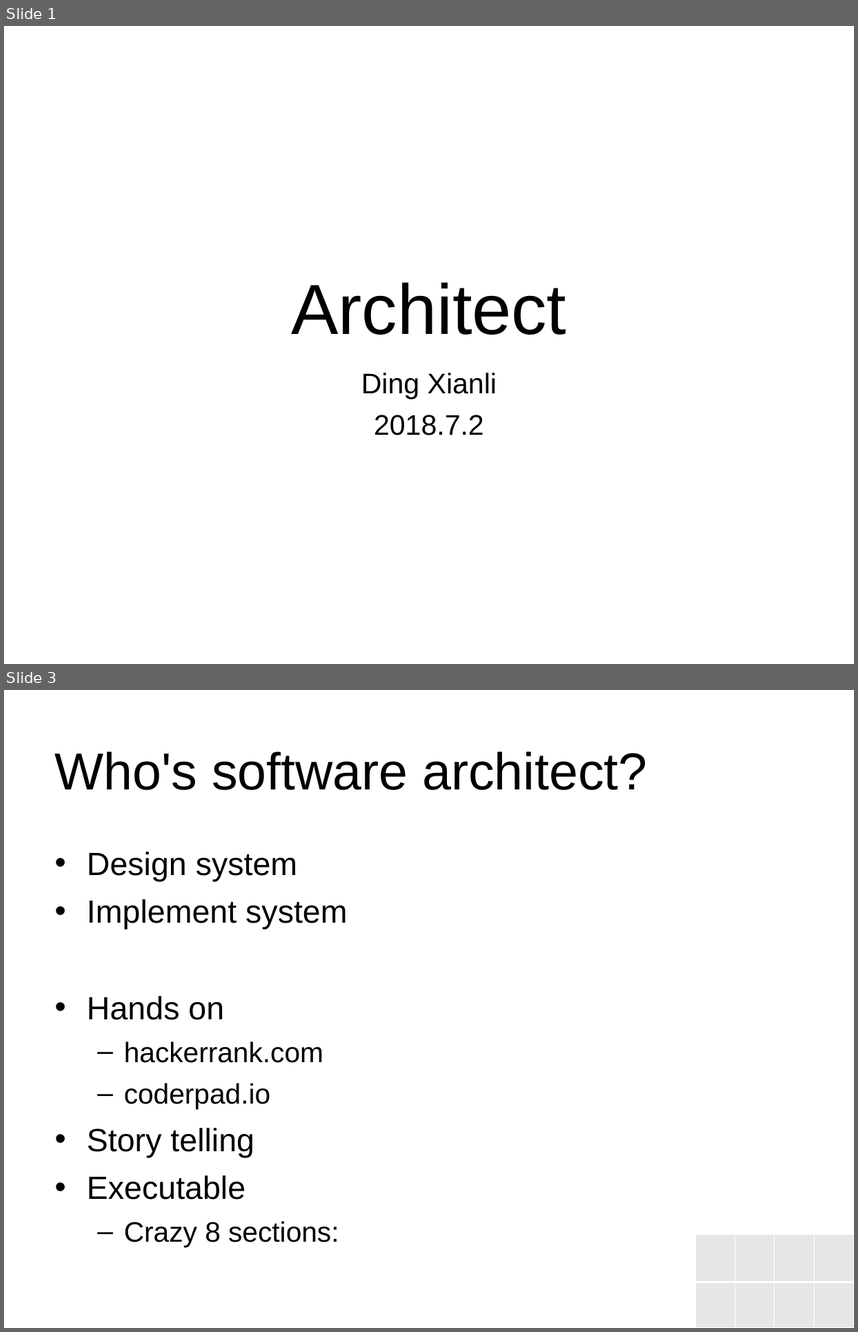
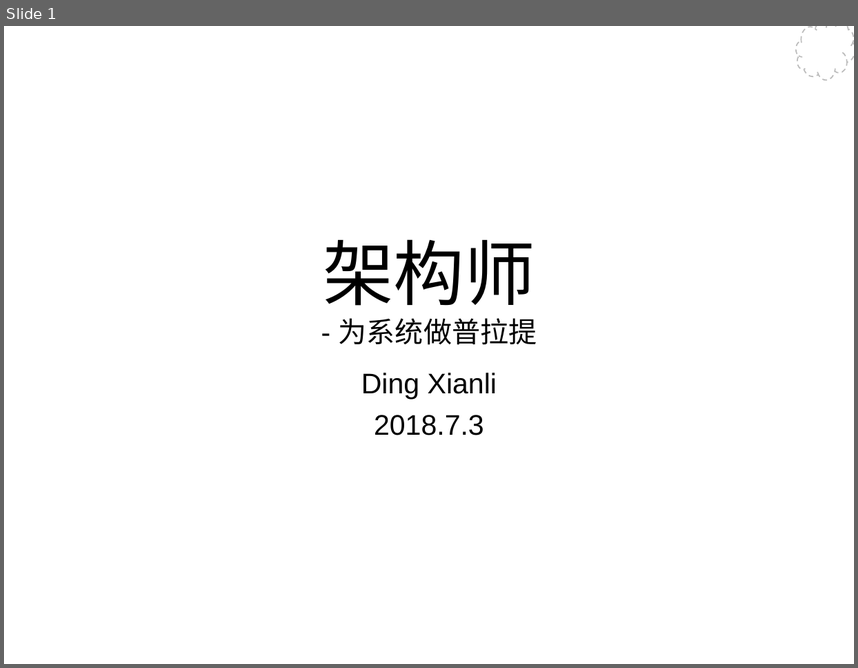
Before and after one commit to Wang-Ray/notes, a slide deck: Architect.ppt. Shown one above the other, each under a label of ours: slides 1 and 3 before the commit, slide 1 after it; the slides between them are not shown. The pictures are 858x1332 and 858x668 pixels, drawn with LibreOffice and Linux fonts; fonts in the diff are those of the drawing; background and template pictures are left out. Boxes give left, top, right and bottom in pixels: in the first picture for what was removed or moved away, otherwise in the second. Text is boxed around its words. In the diff, an @@ line names an element or a change of style, - is before the commit and + after.

```diff
--- a/Architect.ppt
+++ b/Architect.ppt
@@ slide 3 removed at bbox=[4, 690, 854, 1328], background #FFFFFF @@
@@ title removed at bbox=[55, 751, 647, 790] @@
-Who's software architect?
@@ text removed at bbox=[87, 851, 347, 1247] @@
-• Design system
-• Implement system
-• Hands on
-  – hackerrank.com
-  – coderpad.io
-• Story telling
-• Executable
-  – Crazy 8 sections:
@@ table removed at bbox=[696, 1234, 854, 1327], 2 rows, 4 columns @@
- |  |  | 
- |  |  | 
@@ slide 1 changed as well @@
@@ freeform shape added at bbox=[796, 26, 854, 81], fill #FFFFFF, outline #BCBCBC 0.99 pt dashed @@
@@ title at bbox=[323, 239, 537, 345]: text changed; size 60 to 24 pt @@
-Architect
+架构师
+- 为系统做普拉提
@@ subtitle at bbox=[374, 414, 484, 435]: text changed @@
-2018.7.2
+2018.7.3
```
Also in this commit, not shown: 3 other slides changed, 26 slides added, 4 other slides removed.
